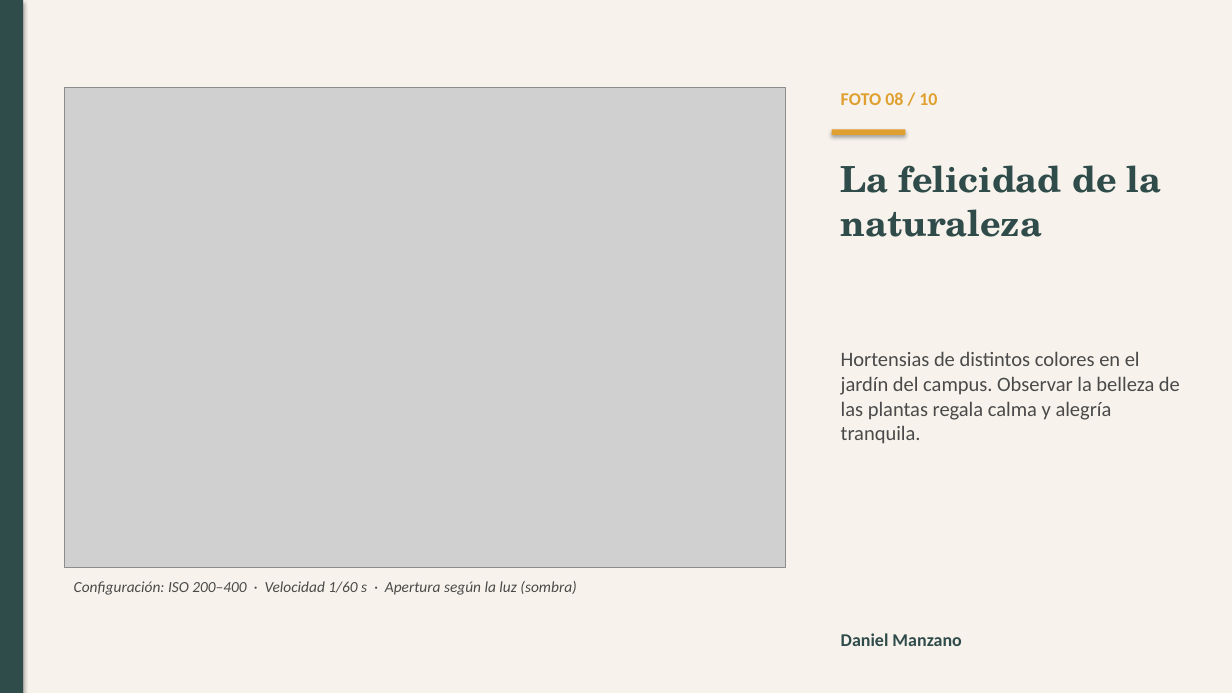
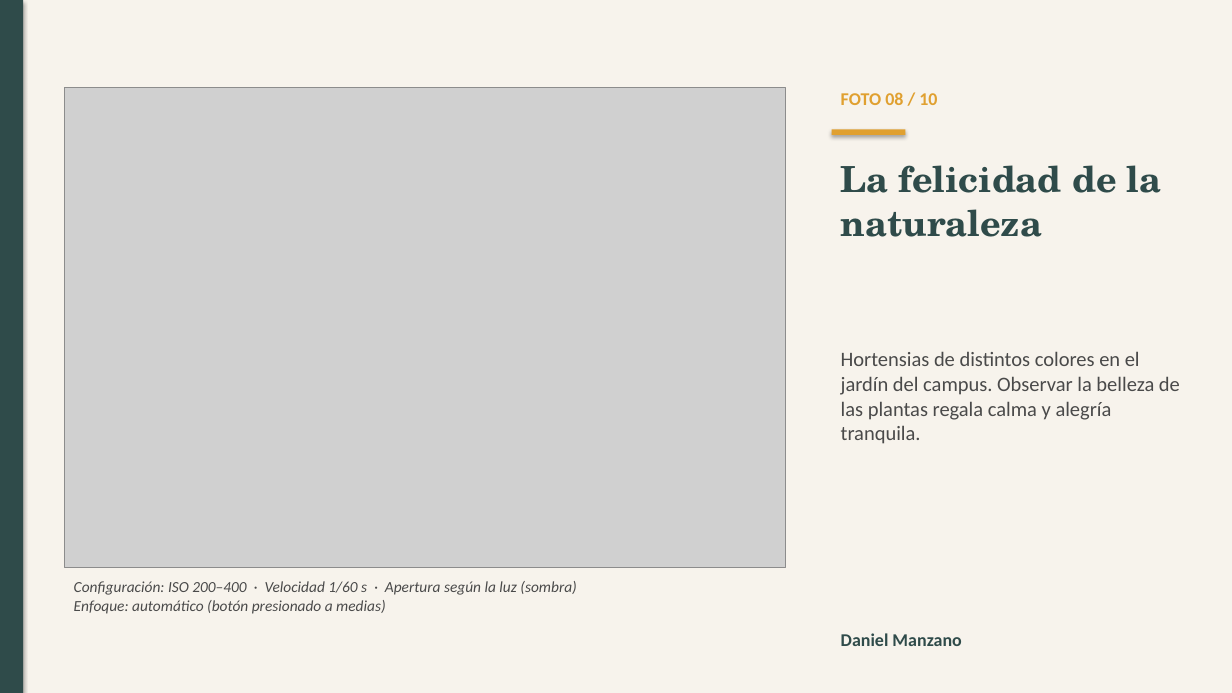
Before and after one commit to Ajuan1/Univ, a slide deck: slide 9 of Ecosistemas_Digitales_Fotografias.pptx. Drawn at 1232x693 pixels with LibreOffice and Linux fonts; fonts in the diff are those of the drawing; grey boxes stand for pictures. Boxes give left, top, right and bottom in pixels: in the first picture for what was removed or moved away, otherwise in the second. Text is boxed around its words. In the diff, an @@ line names an element or a change of style, - is before the commit and + after.

```diff
--- a/Ecosistemas_Digitales_Fotografias.pptx
+++ b/Ecosistemas_Digitales_Fotografias.pptx
@@ text at [74,581,576,614]: text changed @@
-Configuración: ISO 200–400 · Velocidad 1/60 s · Apertura según la luz (sombra)
+Configuración: ISO 200–400 · Velocidad 1/60 s · Apertura según la luz (sombra)
+Enfoque: automático (botón presionado a medias)
```
Also in this commit, not shown: 9 other slides changed.
